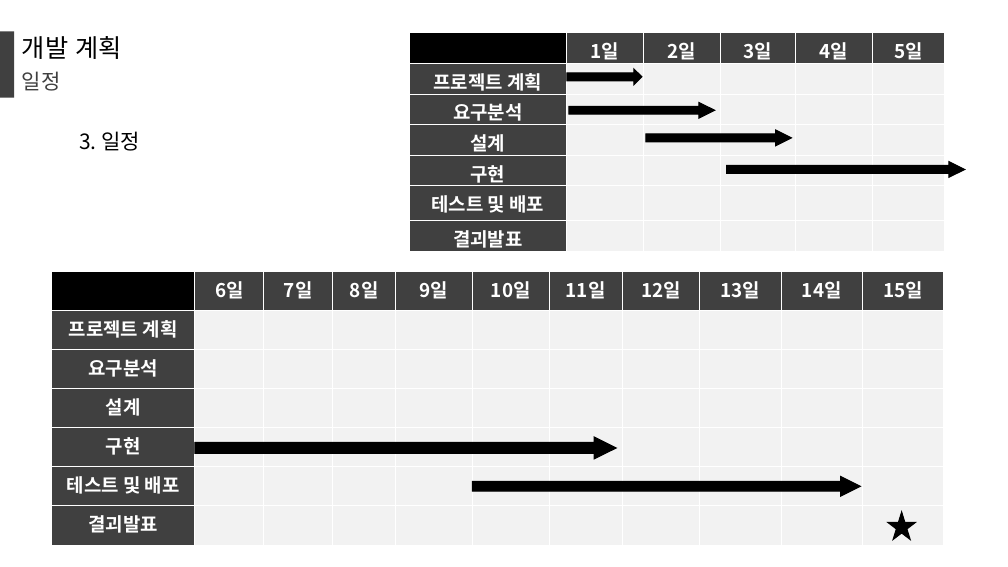
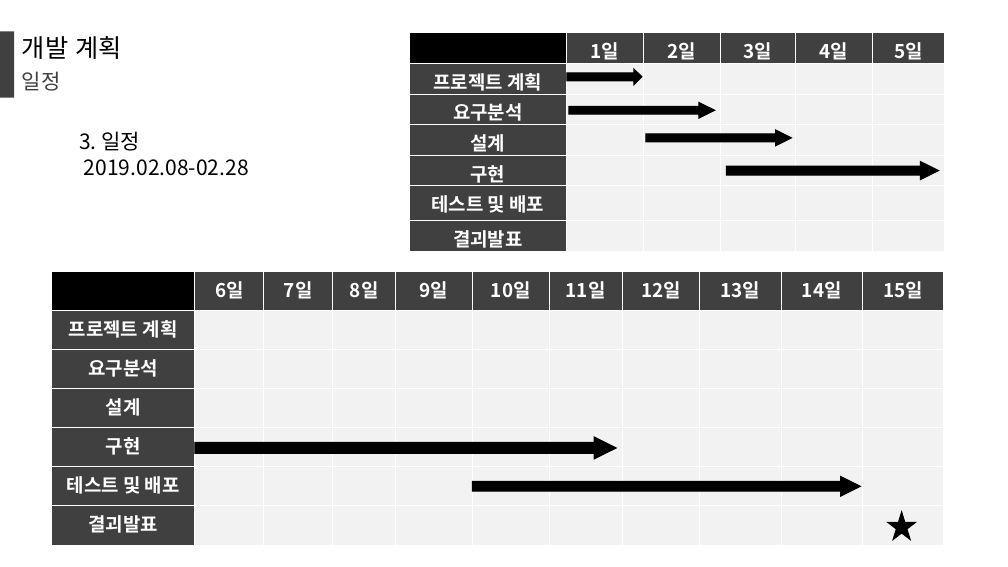
Before and after one commit to Berea96/Dokky, a slide deck: slide 5 of 제안서/개인프로젝트_Dokky_김규정.pptx. Drawn at 1008x567 pixels with LibreOffice and Linux fonts; fonts in the diff are those of the drawing. Boxes give left, top, right and bottom in pixels: in the first picture for what was removed or moved away, otherwise in the second. Text is boxed around its words. In the diff, an @@ line names an element or a change of style, - is before the commit and + after.

```diff
--- a/제안서/개인프로젝트_Dokky_김규정.pptx
+++ b/제안서/개인프로젝트_Dokky_김규정.pptx
@@ text at [84, 159, 249, 176]: paragraph added @@
+2019.02.08-02.28
@@ right arrow: place and size @@
-right arrow at [727, 162, 965, 178]
+right arrow at [727, 162, 939, 180]
```
Also in this commit, not shown: 1 other slide changed, 5 other files.
